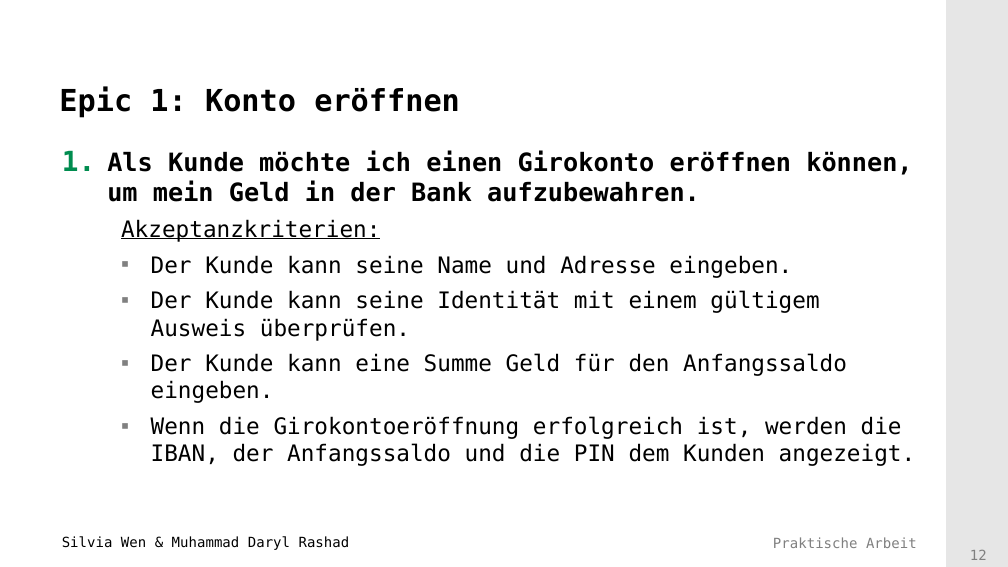
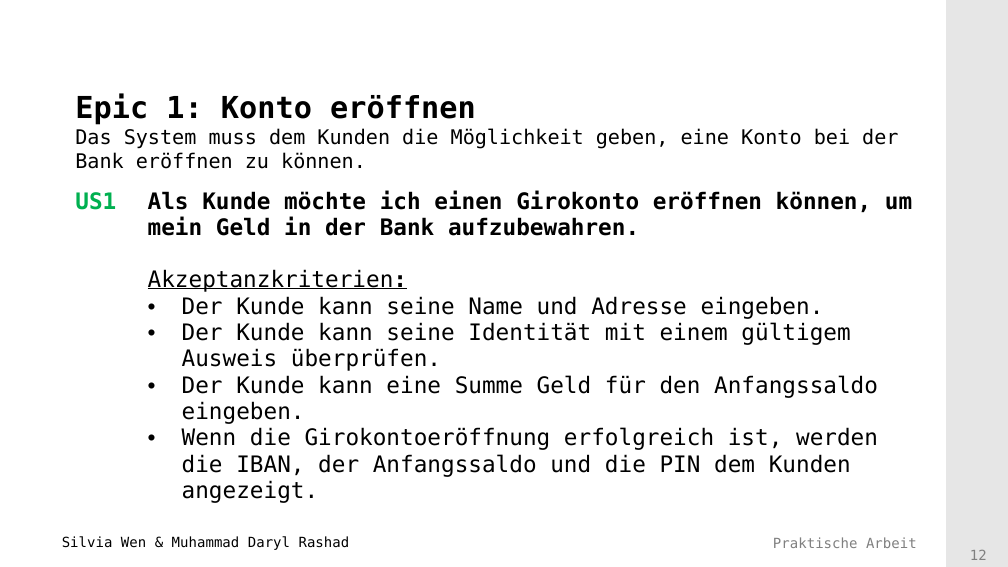
Before and after one commit to Mufasaxi/SimpleBank, a slide deck: slide 12 of Vorlage_Praesentation_2022_Subgroup_2_4_OOA.pptx. Drawn at 1008x567 pixels with LibreOffice and Linux fonts; fonts in the diff are those of the drawing; background and template pictures are left out. Boxes give left, top, right and bottom in pixels: in the first picture for what was removed or moved away, otherwise in the second. Text is boxed around its words. In the diff, an @@ line names an element or a change of style, - is before the commit and + after.

```diff
--- a/Vorlage_Praesentation_2022_Subgroup_2_4_OOA.pptx
+++ b/Vorlage_Praesentation_2022_Subgroup_2_4_OOA.pptx
@@ title at (75, 93, 898, 169): text changed; size 24 to 16 pt; bold off @@
-Epic 1: Konto eröffnen
+Epic 1: Konto eröffnen
+Das System muss dem Kunden die Möglichkeit geben, eine Konto bei der Bank eröffnen zu können.
@@ text removed at (107, 150, 916, 466) @@
-1. Als Kunde möchte ich einen Girokonto eröffnen können, um mein Geld in der Bank aufzubewahren.
-    Akzeptanzkriterien:
-    ▪ Der Kunde kann seine Name und Adresse eingeben.
-    ▪ Der Kunde kann seine Identität mit einem gültigem Ausweis überprüfen.
-    ▪ Der Kunde kann eine Summe Geld für den Anfangssaldo eingeben.
-    ▪ Wenn die Girokontoeröffnung erfolgreich ist, werden die IBAN, der Anfangssaldo und die PIN dem Kunden angezeigt.
@@ table added at (66, 183, 925, 507), 1 rows, 2 columns @@
+US1 | Als Kunde möchte ich einen Girokonto eröffnen können, um mein Geld in der Bank aufzubewahren. / Akzeptanzkriterien: / Der Kunde kann seine Name und Adresse eingeben. / Der Kunde kann seine Identität mit einem gültigem Ausweis überprüfen. / Der Kunde kann eine Summe Geld für den Anfangssaldo eingeben. / Wenn die Girokontoeröffnung erfolgreich ist, werden die IBAN, der Anfangssaldo und die PIN dem Kunden angezeigt.
```
Also in this commit, not shown: 3 other slides changed.
